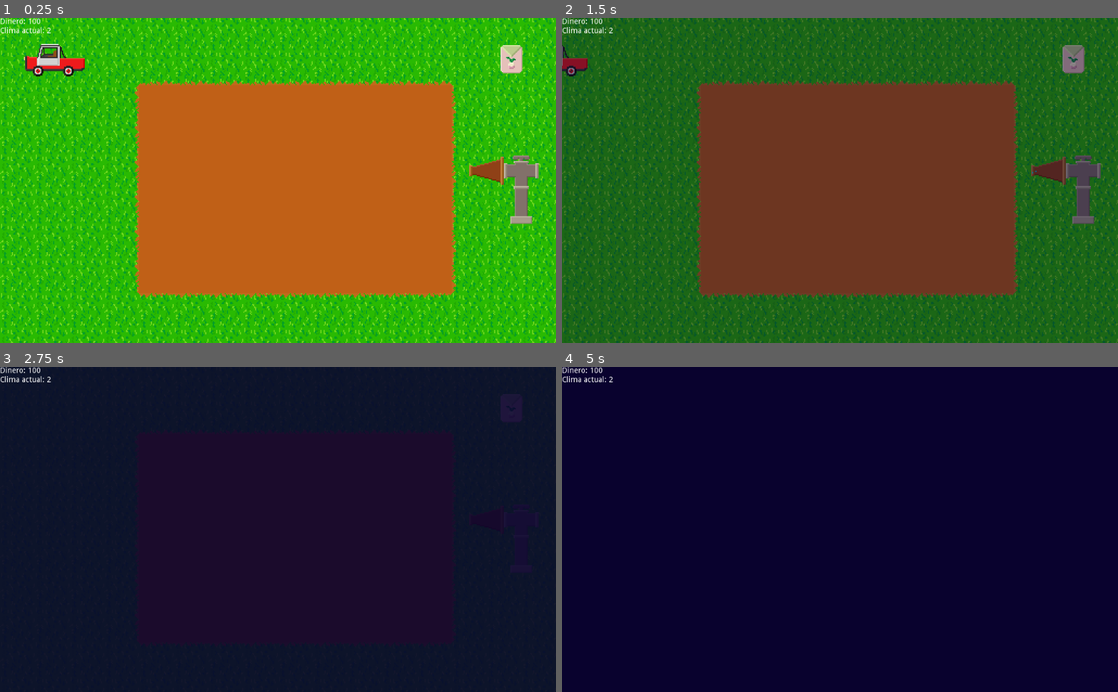
Above: before the commit, frames 1-4 (two rows, left to right).
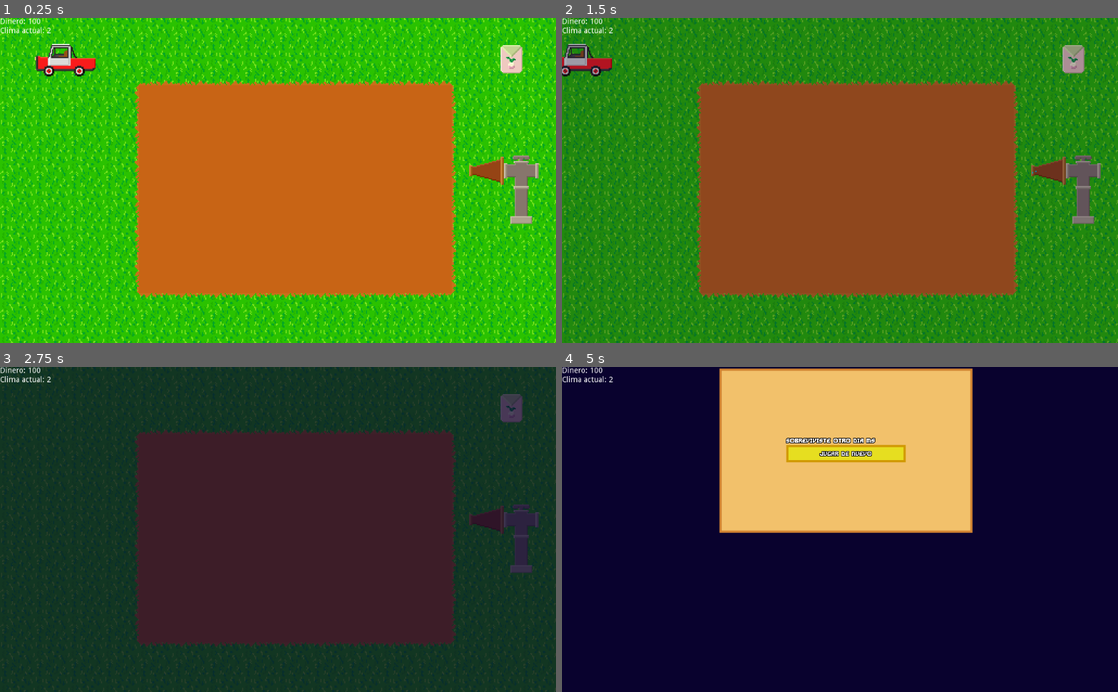
Above: after the commit, the same moments.

Repository: CudrisMartin/Proyecto_cebollas
Game: Godot game, scene res://Mundo.tscn
Same seed, same stepped clock (60 frames per second), same inputs: the game is played once before the commit and once after it. The project has no main scene, so this scene is started directly.
Inputs (mouse positions are in pixels of both pictures, inside the frame that each line leads up to):
- Up to frame 1 (0.25 s): no input
- Up to frame 2 (1.5 s): tap Enter (ui_accept) at 0.5, 0.77 s; move the mouse to (1073, 60) at 0.52 s; press the mouse at (1073, 60) at 0.53 s; move the mouse to (1051, 170) at 1.27 s; release the mouse at (1051, 170) at 1.28 s; click (1051, 170) at 1.35 s
- Up to frame 3 (2.75 s): tap Enter (ui_accept) at 1.52 s; move the mouse to (333, 458) at 2.02 s; press the mouse at (333, 458) at 2.03 s
- Up to frame 4 (5 s): move the mouse to (812, 594) at 2.77 s; release the mouse at (812, 594) at 2.78 s; click (812, 594) at 2.85 s; tap Enter (ui_accept) at 3.02, 3.77, 4.52 s; move the mouse to (1006, 578) at 3.52 s; press the mouse at (1006, 578) at 3.53 s; move the mouse to (673, 480) at 4.27 s; release the mouse at (673, 480) at 4.28 s; click (673, 480) at 4.35 s

The runs differ from the first frame. In frame 1, 0.7% of the frame differs, in the area x 4-18%, y 7-19%; in frame 2, 99%; in frame 3, 99%, in the area x 0-100%, y 0-100%; in frame 4, 23%.

Commit message:
Error con inicialización terminado
Arreglar reinicio de días

Diff:
--- a/Proyecto_cebolla_GD/Mundo.tscn
+++ b/Proyecto_cebolla_GD/Mundo.tscn
@@ -10,6 +10,7 @@
 [ext_resource path="res://Nodos/Clima.tscn" type="PackedScene" id=8]
 [ext_resource path="res://Nodos/Reloj.tscn" type="PackedScene" id=9]
 [ext_resource path="res://Menus.tres" type="Theme" id=10]
+[ext_resource path="res://fin_dia.tres" type="Animation" id=11]
 
 [sub_resource type="Gradient" id=2]
 offsets = PoolRealArray( 0, 0.988235, 1 )
@@ -45,34 +46,6 @@
 color = Color( 0, 0.866667, 1, 1 )
 color_ramp = SubResource( 3 )
 
-[sub_resource type="Animation" id=5]
-resource_name = "fin_dia"
-length = 5.0
-tracks/0/type = "value"
-tracks/0/path = NodePath("Carro:position")
-tracks/0/interp = 1
-tracks/0/loop_wrap = true
-tracks/0/imported = false
-tracks/0/enabled = true
-tracks/0/keys = {
-"times": PoolRealArray( 0, 3 ),
-"transitions": PoolRealArray( 1, 1 ),
-"update": 0,
-"values": [ Vector2( 64, 40 ), Vector2( -66, 40 ) ]
-}
-tracks/1/type = "value"
-tracks/1/path = NodePath("CanvasLayer/Noche:self_modulate")
-tracks/1/interp = 1
-tracks/1/loop_wrap = true
-tracks/1/imported = false
-tracks/1/enabled = true
-tracks/1/keys = {
-"times": PoolRealArray( 0.1, 3 ),
-"transitions": PoolRealArray( 1, 1 ),
-"update": 0,
-"values": [ Color( 1, 1, 1, 0 ), Color( 1, 1, 1, 1 ) ]
-}
-
 [node name="Mundo" type="Node2D"]
 script = ExtResource( 6 )
 
@@ -283,7 +256,7 @@
 [node name="CanvasLayer" type="CanvasLayer" parent="."]
 
 [node name="Noche" type="ColorRect" parent="CanvasLayer"]
-self_modulate = Color( 1, 1, 1, 0.0344828 )
+self_modulate = Color( 1, 1, 1, 0 )
 anchor_right = 1.0
 anchor_bottom = 1.0
 mouse_filter = 2
@@ -300,33 +273,37 @@
 [node name="Control" type="Control" parent="CanvasLayer"]
 margin_right = 512.0
 margin_bottom = 304.0
+mouse_filter = 2
 
 [node name="Label" type="Label" parent="CanvasLayer/Control"]
 margin_right = 40.0
 margin_bottom = 14.0
 
 [node name="Fin_juego" type="Panel" parent="CanvasLayer/Control"]
-visible = false
 anchor_left = 0.5
 anchor_top = 0.5
 anchor_right = 0.5
 anchor_bottom = 0.5
 margin_left = 34.0
-margin_top = -13.0
+margin_top = -524.0
 margin_right = 500.0
-margin_bottom = 290.0
+margin_bottom = -221.0
 rect_min_size = Vector2( 256, 150 )
+mouse_filter = 2
+input_pass_on_modal_close_click = false
 theme = ExtResource( 10 )
 
 [node name="CenterContainer" type="CenterContainer" parent="CanvasLayer/Control/Fin_juego"]
 anchor_right = 1.0
 anchor_bottom = 1.0
+mouse_filter = 1
 
 [node name="VBoxContainer" type="VBoxContainer" parent="CanvasLayer/Control/Fin_juego/CenterContainer"]
 margin_left = 123.0
 margin_top = 129.0
 margin_right = 343.0
 margin_bottom = 173.0
+mouse_filter = 2
 
 [node name="Mensaje_final" type="Label" parent="CanvasLayer/Control/Fin_juego/CenterContainer/VBoxContainer"]
 margin_right = 220.0
@@ -341,9 +318,9 @@
 text = "Jugar de nuevo"
 
 [node name="Reloj" parent="." instance=ExtResource( 9 )]
+horas_max = 12
 
 [node name="AnimationPlayer" type="AnimationPlayer" parent="."]
-method_call_mode = 1
-anims/fin_dia = SubResource( 5 )
+anims/fin_dia = ExtResource( 11 )
 
 [connection signal="pressed" from="CanvasLayer/Control/Fin_juego/CenterContainer/VBoxContainer/Reiniciar" to="." method="_on_Reiniciar_pressed"]
--- a/Proyecto_cebolla_GD/Scripts/Cebolla.gd
+++ b/Proyecto_cebolla_GD/Scripts/Cebolla.gd
@@ -8,9 +8,9 @@
 
 func _ready():
 	if calidad < 7:
-		precio = 12 + calidad
+		precio = int(12 + calidad)
 	else:
-		precio = 12 - calidad/2
+		precio = int(12 - calidad/2)
 
 func _process(_delta):
 	if inside:
--- a/Proyecto_cebolla_GD/Scripts/Mundo.gd
+++ b/Proyecto_cebolla_GD/Scripts/Mundo.gd
@@ -22,11 +22,14 @@
 }
 
 func _ready():
+
 	re.connect("fin_reloj",self,"fin_dia")
+# warning-ignore:return_value_discarded
 	$Clima.connect("clima_nuevo",self,"clima_nuevo")
 
 	var ter = get_tree().get_nodes_in_group("Terreno")
 	for i in ter:
+# warning-ignore:return_value_discarded
 		self.connect("reiniciar",i,"reiniciar")
 
 	inicializar()
@@ -62,15 +65,13 @@
 
 	if pl.size() != 0:
 		for j in pl:
-			pl[j].call_deferred("queue_free")
+			j.call_deferred("queue_free")
 
 	var fr = get_tree().get_nodes_in_group("Fruto")
 
 	if fr.size() != 0:
 		for k in fr:
-			fr[k].call_deferred("queue_free")
-
+			k.call_deferred("queue_free")
 
 func _on_Reiniciar_pressed():
-
 	inicializar()
--- /dev/null
+++ b/Proyecto_cebolla_GD/fin_dia.tres
@@ -0,0 +1,41 @@
+[gd_resource type="Animation" format=2]
+
+[resource]
+resource_name = "fin_dia"
+length = 5.0
+tracks/0/type = "value"
+tracks/0/path = NodePath("Carro:position")
+tracks/0/interp = 1
+tracks/0/loop_wrap = true
+tracks/0/imported = false
+tracks/0/enabled = true
+tracks/0/keys = {
+"times": PoolRealArray( 0, 3 ),
+"transitions": PoolRealArray( 1, 1 ),
+"update": 0,
+"values": [ Vector2( 64, 40 ), Vector2( -66, 40 ) ]
+}
+tracks/1/type = "value"
+tracks/1/path = NodePath("CanvasLayer/Noche:self_modulate")
+tracks/1/interp = 1
+tracks/1/loop_wrap = true
+tracks/1/imported = false
+tracks/1/enabled = true
+tracks/1/keys = {
+"times": PoolRealArray( 0.1, 3 ),
+"transitions": PoolRealArray( 1, 1 ),
+"update": 0,
+"values": [ Color( 1, 1, 1, 0 ), Color( 1, 1, 1, 1 ) ]
+}
+tracks/2/type = "value"
+tracks/2/path = NodePath("CanvasLayer/Control/Fin_juego:rect_position")
+tracks/2/interp = 1
+tracks/2/loop_wrap = true
+tracks/2/imported = false
+tracks/2/enabled = true
+tracks/2/keys = {
+"times": PoolRealArray( 0, 3, 5 ),
+"transitions": PoolRealArray( 1, 1, 1 ),
+"update": 0,
+"values": [ Vector2( 290, -372 ), Vector2( 290, -372 ), Vector2( 290, 139 ) ]
+}
